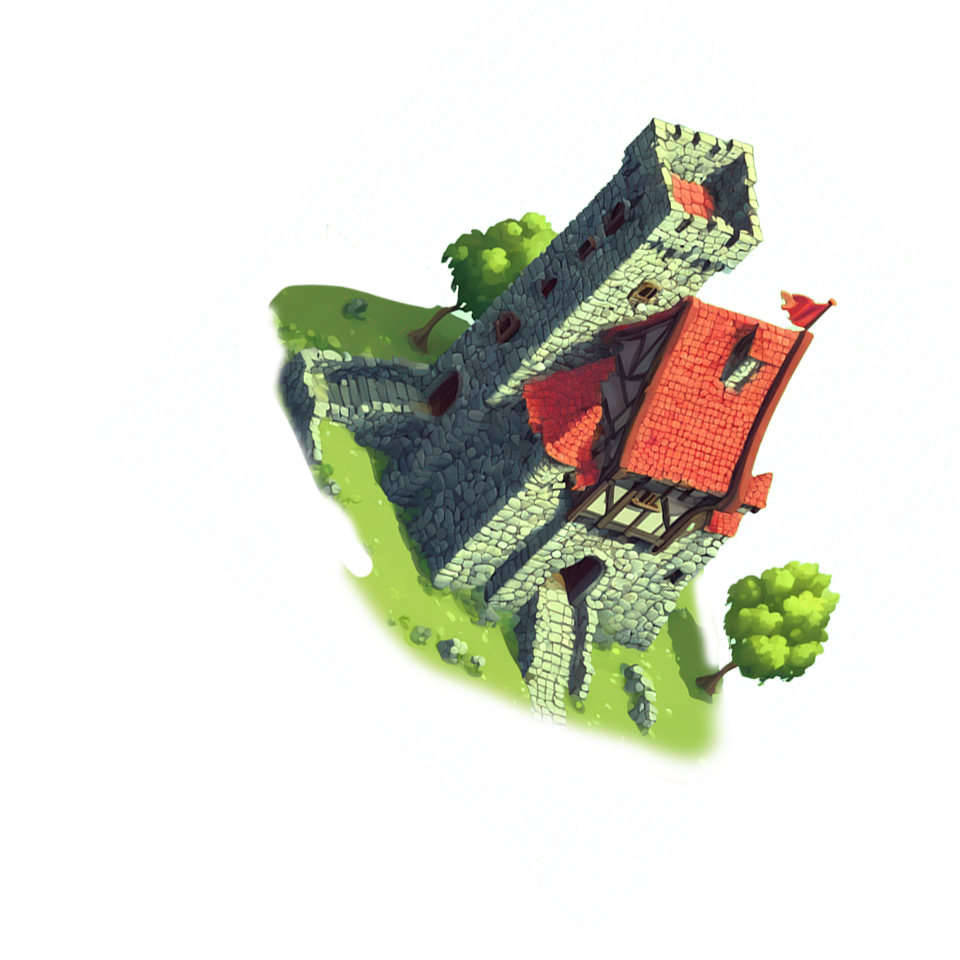
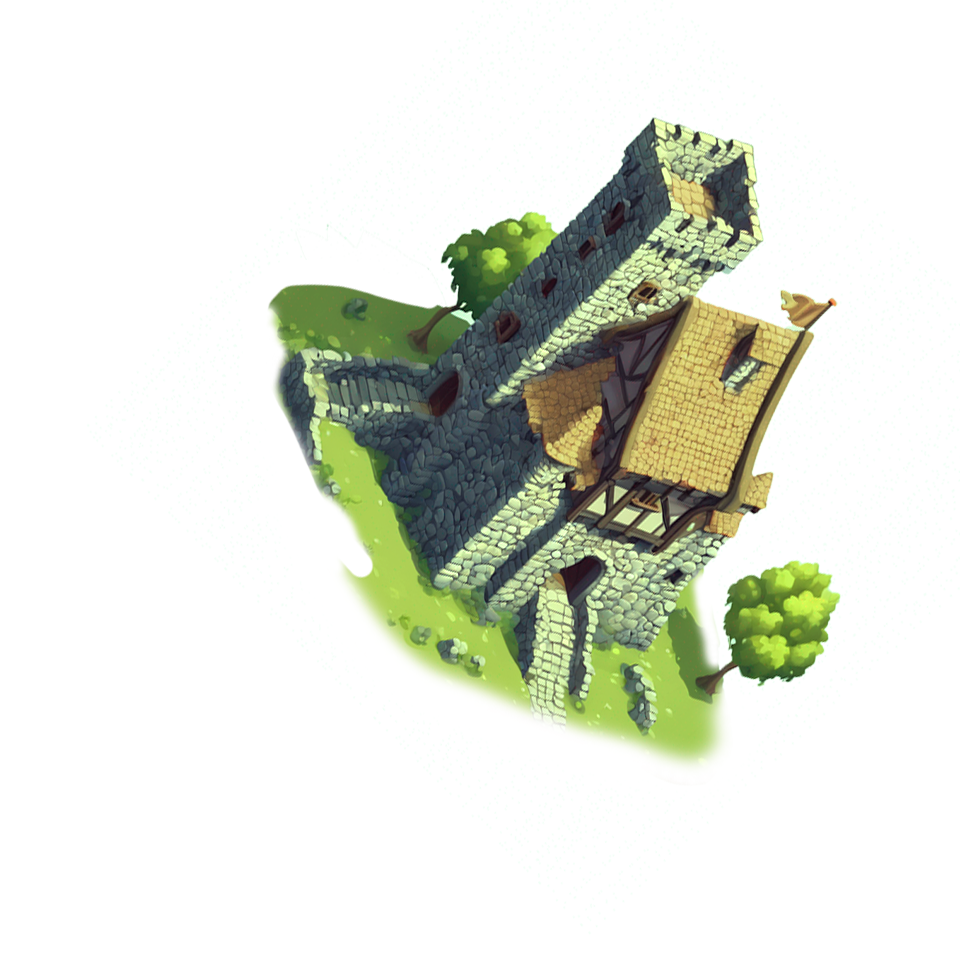
Two versions of the same layered image (w=960, h=960). Layer-by-layer changes:
pixels changed over [513, 170, 833, 538] (layer not identified)
